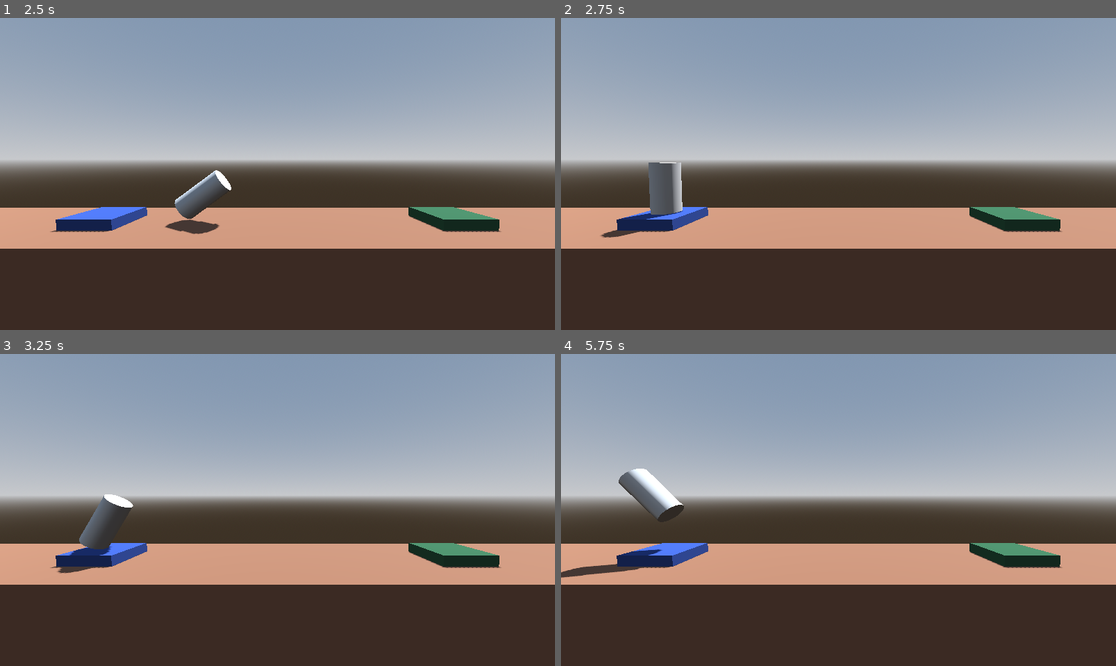
Above: before the commit, frames 1-4 (two rows, left to right).
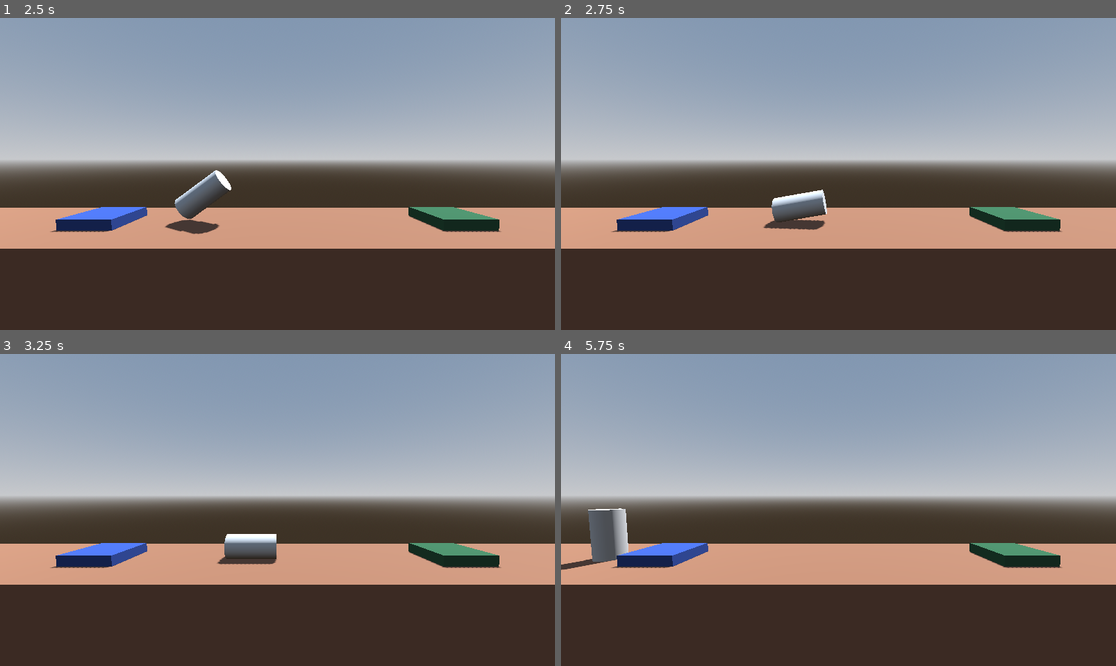
Above: after the commit, the same moments.

Repository: sigifredo/demo-game
Game: Godot game, scene res://levels/level_001.tscn
Same seed, same stepped clock (60 frames per second), same inputs: the game is played once before the commit and once after it.
Inputs:
- Up to frame 1 (2.5 s): tap Enter at 0.5 s; hold D (rotate_right) 0.53-1.28 s; hold Space (boost) 0.53-1.28 s; hold A (rotate_left) 1.28-2.03 s; tap Space (boost) at 1.35 s; hold D (rotate_right) from 2.03 s (still down); hold Space (boost) from 2.03 s (still down)
- Up to frame 2 (2.75 s): keep holding D (rotate_right); keep holding Space (boost)
- Up to frame 3 (3.25 s): keep holding D (rotate_right); release Space (boost) at 2.78 s; tap Space (boost) at 2.85 s
- Up to frame 4 (5.75 s): release D (rotate_right) at 3.53 s; hold Space (boost) 3.53-4.28 s; hold A (rotate_left) from 3.53 s (still down); tap Space (boost) at 4.35 s; hold Space (boost) from 5.03 s (still down)

Frame 1 is identical in both runs. In frame 2, 2.1% of the frame differs, in the area x 7-48%, y 46-71%; in frame 3, 1.8%; in frame 4, 2.5%, in the area x 0-23%, y 36-72%.

Commit message:
Se crea delay para pasar de un nivel a otro.

Diff:
--- a/levels/level_001.tscn
+++ b/levels/level_001.tscn
@@ -1,7 +1,7 @@
 [gd_scene load_steps=9 format=3 uid="uid://brax73548cqjw"]
 
 [ext_resource type="PackedScene" uid="uid://bsseeiwxcl7d7" path="res://player.tscn" id="1_opclj"]
-[ext_resource type="Script" path="res://levels/LandingPad.gd" id="2_8ekia"]
+[ext_resource type="Script" path="res://scripts/landing_pad.gd" id="2_8ekia"]
 
 [sub_resource type="ProceduralSkyMaterial" id="ProceduralSkyMaterial_s3kxo"]
 sky_horizon_color = Color(0.64625, 0.65575, 0.67075, 1)
@@ -39,19 +39,19 @@
 [node name="player" parent="." instance=ExtResource("1_opclj")]
 transform = Transform3D(1, 0, 0, 0, 1, 0, 0, 0, 1, -7, 1.4, 0)
 
-[node name="Floor" type="CSGBox3D" parent="." groups=["Hazard"]]
+[node name="floor" type="CSGBox3D" parent="." groups=["Hazard"]]
 transform = Transform3D(1, 0, 0, 0, 1, 0, 0, 0, 1, 0, -4, 0)
 use_collision = true
 size = Vector3(30, 8, 5)
 material = SubResource("StandardMaterial3D_ujke6")
 
-[node name="LaunchPad" type="CSGBox3D" parent="."]
+[node name="launch_pad" type="CSGBox3D" parent="."]
 transform = Transform3D(1, 0, 0, 0, 1, 0, 0, 0, 1, -7, 0.2, 0)
 use_collision = true
 size = Vector3(2, 0.4, 2)
 material = SubResource("StandardMaterial3D_4g2n6")
 
-[node name="LandingPad" type="CSGBox3D" parent="." groups=["Goal"]]
+[node name="landing_pad" type="CSGBox3D" parent="." groups=["Goal"]]
 transform = Transform3D(1, 0, 0, 0, 1, 0, 0, 0, 1, 7, 0.2, 0)
 use_collision = true
 size = Vector3(2, 0.4, 2)
--- a/levels/level_003.tscn
+++ b/levels/level_003.tscn
@@ -1,7 +1,7 @@
 [gd_scene load_steps=10 format=3 uid="uid://bte31g20x5rhl"]
 
 [ext_resource type="PackedScene" uid="uid://bsseeiwxcl7d7" path="res://player.tscn" id="1_uvldt"]
-[ext_resource type="Script" path="res://levels/LandingPad.gd" id="2_4r026"]
+[ext_resource type="Script" path="res://scripts/landing_pad.gd" id="2_4r026"]
 
 [sub_resource type="ProceduralSkyMaterial" id="ProceduralSkyMaterial_s3kxo"]
 sky_horizon_color = Color(0.64625, 0.65575, 0.67075, 1)
@@ -42,19 +42,19 @@
 [node name="player" parent="." instance=ExtResource("1_uvldt")]
 transform = Transform3D(1, 0, 0, 0, 1, 0, 0, 0, 1, -7, 1.4, 0)
 
-[node name="Floor" type="CSGBox3D" parent="." groups=["Hazard"]]
+[node name="floor" type="CSGBox3D" parent="." groups=["Hazard"]]
 transform = Transform3D(1, 0, 0, 0, 1, 0, 0, 0, 1, 0, -4, 0)
 use_collision = true
 size = Vector3(30, 8, 5)
 material = SubResource("StandardMaterial3D_ujke6")
 
-[node name="launchPad" type="CSGBox3D" parent="."]
+[node name="launch_pad" type="CSGBox3D" parent="."]
 transform = Transform3D(1, 0, 0, 0, 1, 0, 0, 0, 1, -7, 0.2, 0)
 use_collision = true
 size = Vector3(2, 0.4, 2)
 material = SubResource("StandardMaterial3D_4g2n6")
 
-[node name="landingPad" type="CSGBox3D" parent="." groups=["Goal"]]
+[node name="landing_pad" type="CSGBox3D" parent="." groups=["Goal"]]
 transform = Transform3D(1, 0, 0, 0, 1, 0, 0, 0, 1, 7, 0.2, 0)
 use_collision = true
 size = Vector3(2, 0.4, 2)
@@ -63,6 +63,6 @@
 file_path = "res://levels/level_003.tscn"
 
 [node name="obstacle" type="CSGBox3D" parent="." groups=["Hazard"]]
-transform = Transform3D(7.30336, 0, 0, 0, 1.27391, 0, 0, 0, 2.6896, 0, 6.04674, 0)
+transform = Transform3D(7.30336, 0, 0, 0, 1.57055, 0, 0, 0, 2.6896, 0, 5.47481, 0)
 use_collision = true
 material = SubResource("StandardMaterial3D_r62iq")
--- /dev/null
+++ b/levels/level_004.tscn
@@ -0,0 +1,68 @@
+[gd_scene load_steps=10 format=3 uid="uid://cb3wqhym0n22l"]
+
+[ext_resource type="PackedScene" uid="uid://bsseeiwxcl7d7" path="res://player.tscn" id="1_3s05g"]
+[ext_resource type="Script" path="res://scripts/landing_pad.gd" id="2_bjdah"]
+
+[sub_resource type="ProceduralSkyMaterial" id="ProceduralSkyMaterial_s3kxo"]
+sky_horizon_color = Color(0.64625, 0.65575, 0.67075, 1)
+ground_horizon_color = Color(0.64625, 0.65575, 0.67075, 1)
+
+[sub_resource type="Sky" id="Sky_komir"]
+sky_material = SubResource("ProceduralSkyMaterial_s3kxo")
+
+[sub_resource type="Environment" id="Environment_1tlym"]
+background_mode = 2
+sky = SubResource("Sky_komir")
+tonemap_mode = 2
+
+[sub_resource type="StandardMaterial3D" id="StandardMaterial3D_ujke6"]
+albedo_color = Color(0.427451, 0.290196, 0.215686, 1)
+
+[sub_resource type="StandardMaterial3D" id="StandardMaterial3D_4g2n6"]
+albedo_color = Color(0.132, 0.219267, 0.44, 1)
+
+[sub_resource type="StandardMaterial3D" id="StandardMaterial3D_55sgn"]
+albedo_color = Color(0.117647, 0.27451, 0.172549, 1)
+
+[sub_resource type="StandardMaterial3D" id="StandardMaterial3D_r62iq"]
+albedo_color = Color(0.801129, 0.000574489, 0.815613, 1)
+
+[node name="level_004" type="Node3D"]
+
+[node name="environment" type="WorldEnvironment" parent="."]
+environment = SubResource("Environment_1tlym")
+
+[node name="sun" type="DirectionalLight3D" parent="."]
+transform = Transform3D(-0.866025, -0.433013, 0.25, 0, 0.5, 0.866025, -0.5, 0.75, -0.433013, 0, 0, 0)
+shadow_enabled = true
+
+[node name="camera" type="Camera3D" parent="."]
+transform = Transform3D(1, 0, 0, 0, 0.997401, 0.0720545, 0, -0.0720545, 0.997401, -0.00773191, 2.56948, 8.18407)
+
+[node name="player" parent="." instance=ExtResource("1_3s05g")]
+transform = Transform3D(1, 0, 0, 0, 1, 0, 0, 0, 1, -7, 1.4, 0)
+
+[node name="floor" type="CSGBox3D" parent="." groups=["Hazard"]]
+transform = Transform3D(1, 0, 0, 0, 1, 0, 0, 0, 1, 0, -4, 0)
+use_collision = true
+size = Vector3(30, 8, 5)
+material = SubResource("StandardMaterial3D_ujke6")
+
+[node name="launch_pad" type="CSGBox3D" parent="."]
+transform = Transform3D(1, 0, 0, 0, 1, 0, 0, 0, 1, -7, 0.2, 0)
+use_collision = true
+size = Vector3(2, 0.4, 2)
+material = SubResource("StandardMaterial3D_4g2n6")
+
+[node name="landing_pad" type="CSGBox3D" parent="." groups=["Goal"]]
+transform = Transform3D(1, 0, 0, 0, 1, 0, 0, 0, 1, 7, 0.2, 0)
+use_collision = true
+size = Vector3(2, 0.4, 2)
+material = SubResource("StandardMaterial3D_55sgn")
+script = ExtResource("2_bjdah")
+file_path = "res://levels/level_003.tscn"
+
+[node name="obstacle" type="CSGBox3D" parent="." groups=["Hazard"]]
+transform = Transform3D(7.30336, 0, 0, 0, 1.57055, 0, 0, 0, 2.6896, 0, 5.47481, 0)
+use_collision = true
+material = SubResource("StandardMaterial3D_r62iq")
--- a/player.tscn
+++ b/player.tscn
@@ -1,6 +1,6 @@
 [gd_scene load_steps=4 format=3 uid="uid://bsseeiwxcl7d7"]
 
-[ext_resource type="Script" path="res://player.gd" id="1_scjal"]
+[ext_resource type="Script" path="res://scripts/player.gd" id="1_scjal"]
 
 [sub_resource type="CylinderMesh" id="CylinderMesh_x8jsx"]
 
--- a/player.gd
+++ b/scripts/player.gd
@@ -7,6 +7,7 @@
 @export var torque_thrust: float = 100.0
 
 # private variables
+var is_transitioning: bool = false
 
 func _ready():
 	pass
@@ -22,15 +23,22 @@
 		apply_torque(Vector3(0.0, 0.0, -torque_thrust) * delta)
 
 func _on_body_entered(body: Node) -> void:
-	if 'Goal' in body.get_groups():
-		print(body.file_path)
-		complete_level(body.file_path)
-	elif 'Hazard' in body.get_groups():
-		crash_sequence()
+	if not is_transitioning:
+		if 'Goal' in body.get_groups():
+			print(body.file_path)
+			complete_level(body.file_path)
+		elif 'Hazard' in body.get_groups():
+			crash_sequence()
 
 func crash_sequence() -> void:
-	get_tree().reload_current_scene()
+	set_process(false)
+	is_transitioning = true
+	var tween = create_tween()
+	tween.tween_interval(1)
+	tween.tween_callback(get_tree().reload_current_scene)
 
 func complete_level(next_level_file: String) -> void:
 	print('Level completed')
-	get_tree().change_scene_to_file(next_level_file)
+	var tween = create_tween()
+	tween.tween_interval(1)
+	tween.tween_callback(get_tree().change_scene_to_file.bind(next_level_file))
Renamed: levels/LandingPad.gd -> scripts/landing_pad.gd
